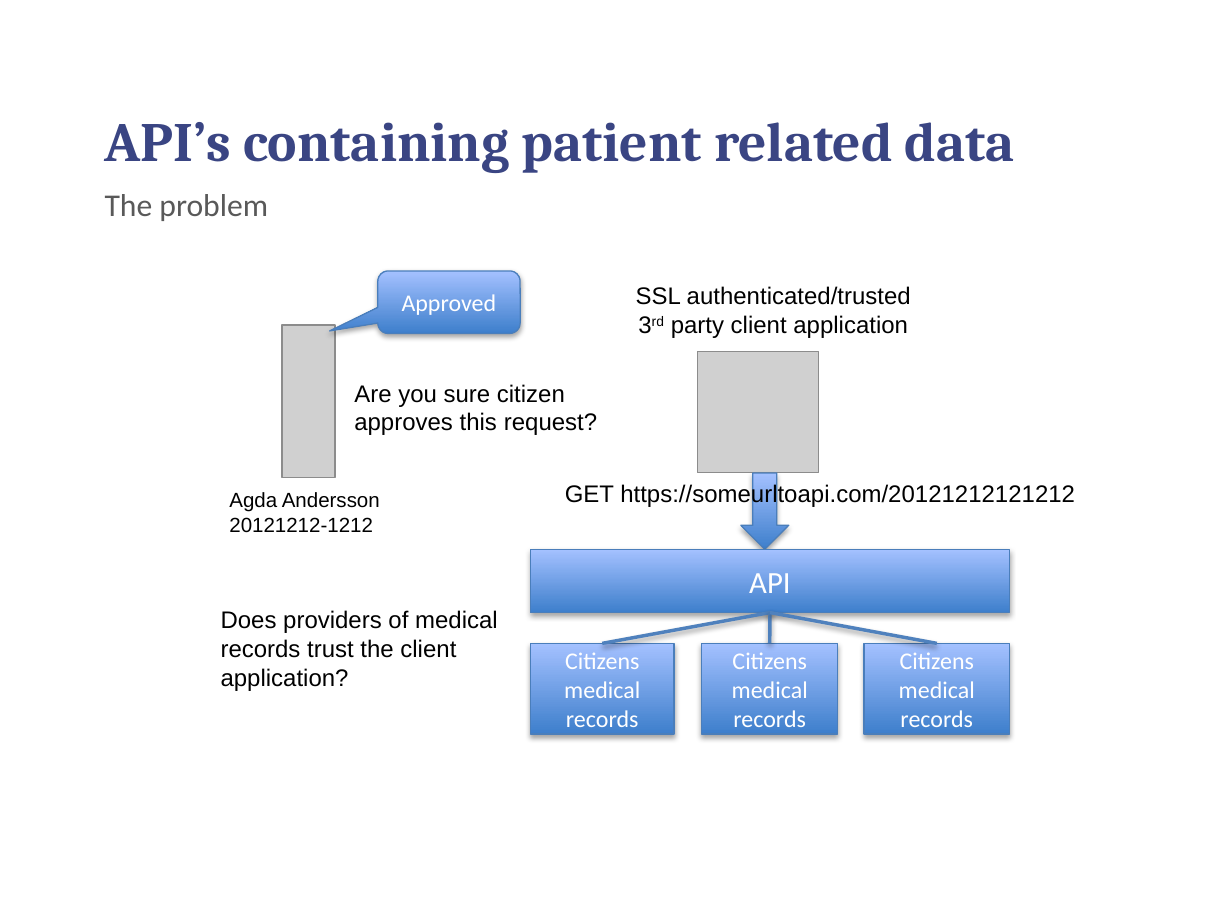
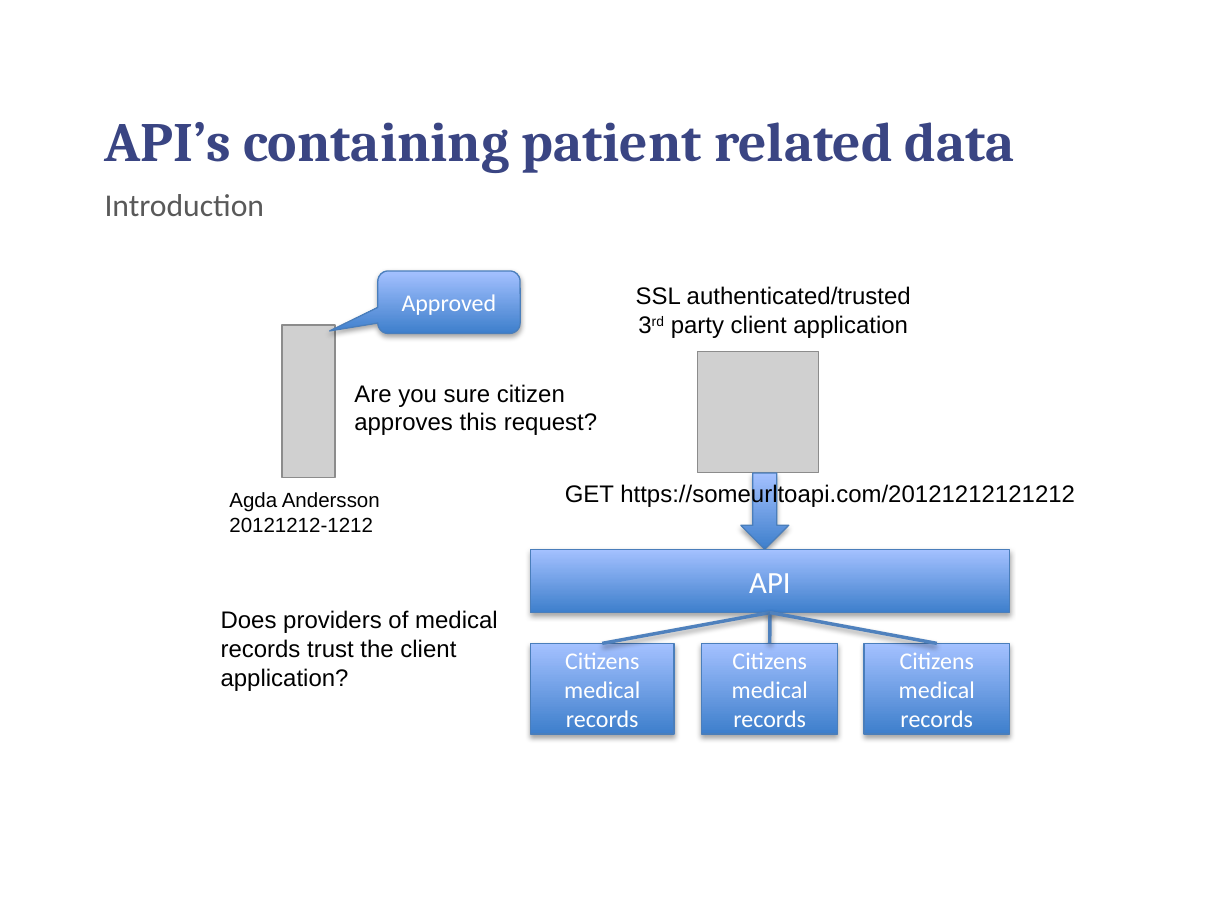
Before and after one commit to chilmers/cadec-healthcare-api-tutorial, a slide deck: slide 13 of Cadec-vårdens-apier.pptx. Drawn at 1232x924 pixels with LibreOffice and Linux fonts; fonts in the diff are those of the drawing; grey boxes stand for pictures; background and template pictures are left out. Boxes give left, top, right and bottom in pixels: in the first picture for what was removed or moved away, otherwise in the second. Text is boxed around its words. In the diff, an @@ line names an element or a change of style, - is before the commit and + after.

```diff
--- a/Cadec-vårdens-apier.pptx
+++ b/Cadec-vårdens-apier.pptx
@@ subtitle at [105, 194, 265, 216]: text changed @@
-The problem
+Introduction
```
Also in this commit, not shown: 24 other slides changed, 2 slides added.
